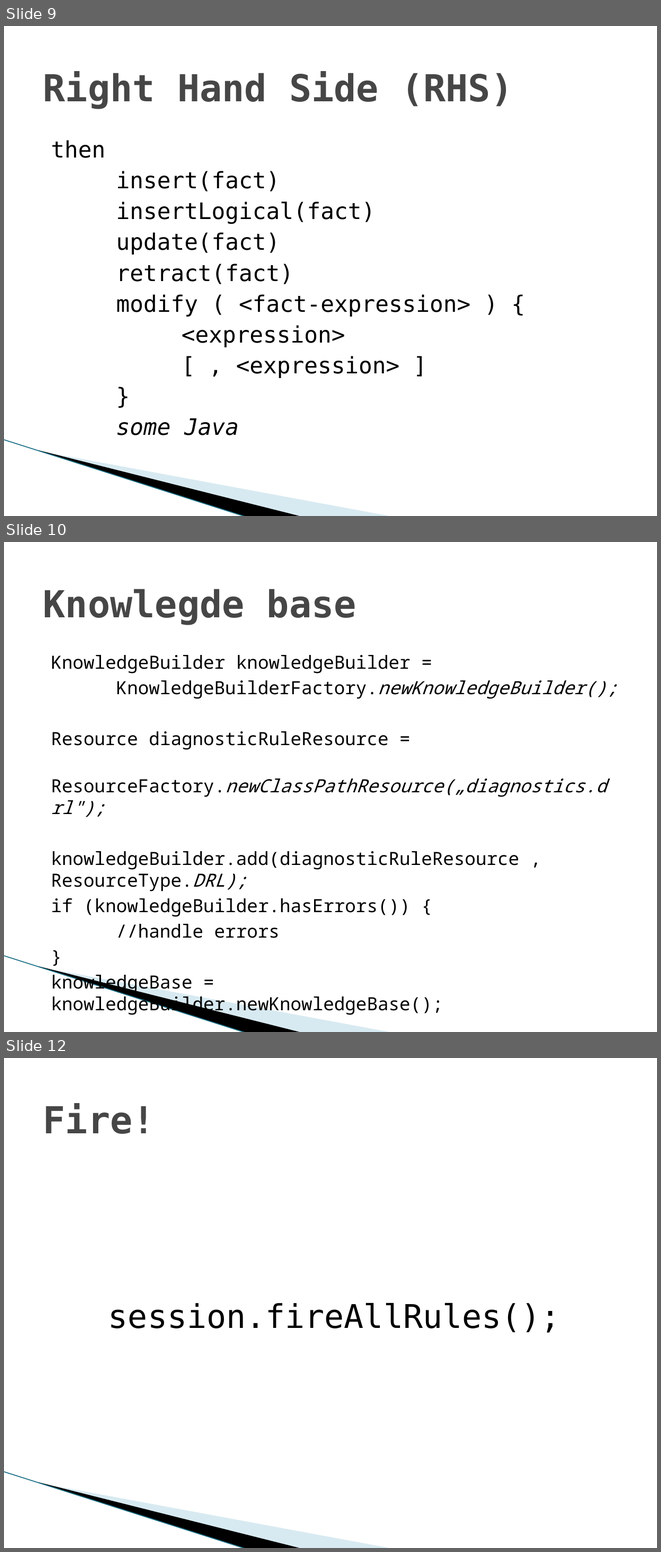
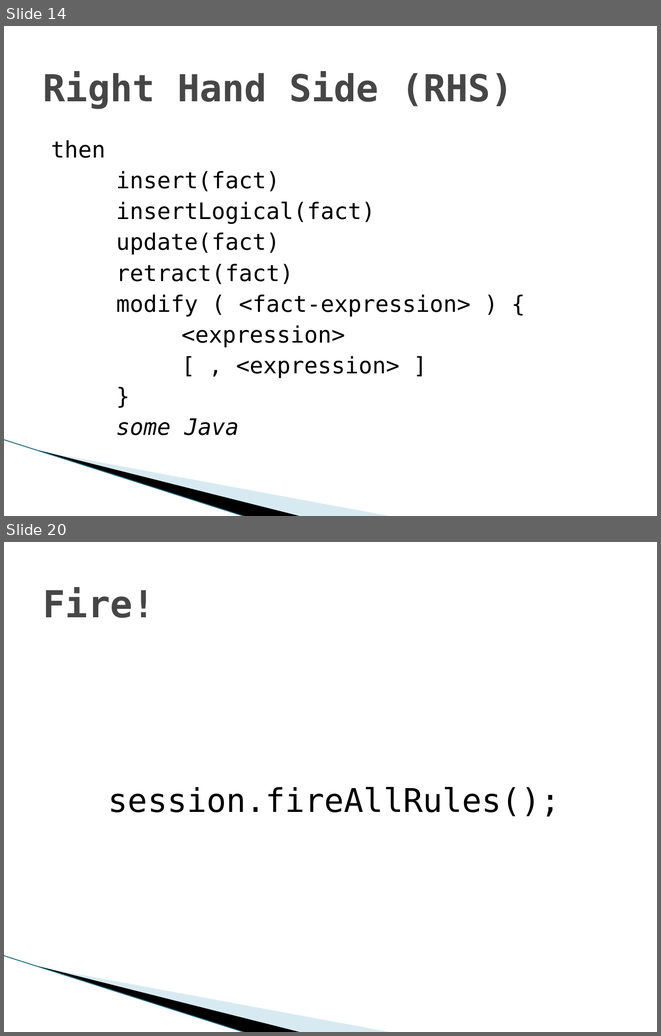
Before and after one commit to gspandy/drools-presentation-and-examples, a slide deck: drools-business-rules-engine.pptx. Shown one above the other, each under a label of ours: slides 9, 10 and 12 before the commit, slides 14 and 20 after it; the slides between them are not shown. The pictures are 661x1552 and 661x1036 pixels, drawn with LibreOffice and Linux fonts; fonts in the diff are those of the drawing; background and template pictures are left out. Boxes give left, top, right and bottom in pixels: in the first picture for what was removed or moved away, otherwise in the second. Text is boxed around its words. In the diff, an @@ line names an element or a change of style, - is before the commit and + after.

```diff
--- a/drools-business-rules-engine.pptx
+++ b/drools-business-rules-engine.pptx
@@ slide 10 removed at [4, 542, 657, 1032], background #FFFFFF; not listed: 3 template elements that a slide beside it also shows @@
@@ title removed at [43, 589, 356, 625] @@
-Knowlegde base
@@ text removed at [51, 655, 617, 1015] @@
-KnowledgeBuilder knowledgeBuilder =
-KnowledgeBuilderFactory.newKnowledgeBuilder();
-Resource diagnosticRuleResource =
-ResourceFactory.newClassPathResource(„diagnostics.drl");
-knowledgeBuilder.add(diagnosticRuleResource , ResourceType.DRL);
-if (knowledgeBuilder.hasErrors()) {
-//handle errors
-}
-knowledgeBase = knowledgeBuilder.newKnowledgeBase();
@@ what was slide 9 is now slide 14 @@
@@ what was slide 12 is now slide 20 @@
```
Also in this commit, not shown: 2 slides changed, 12 slides added, 2 other slides removed.
